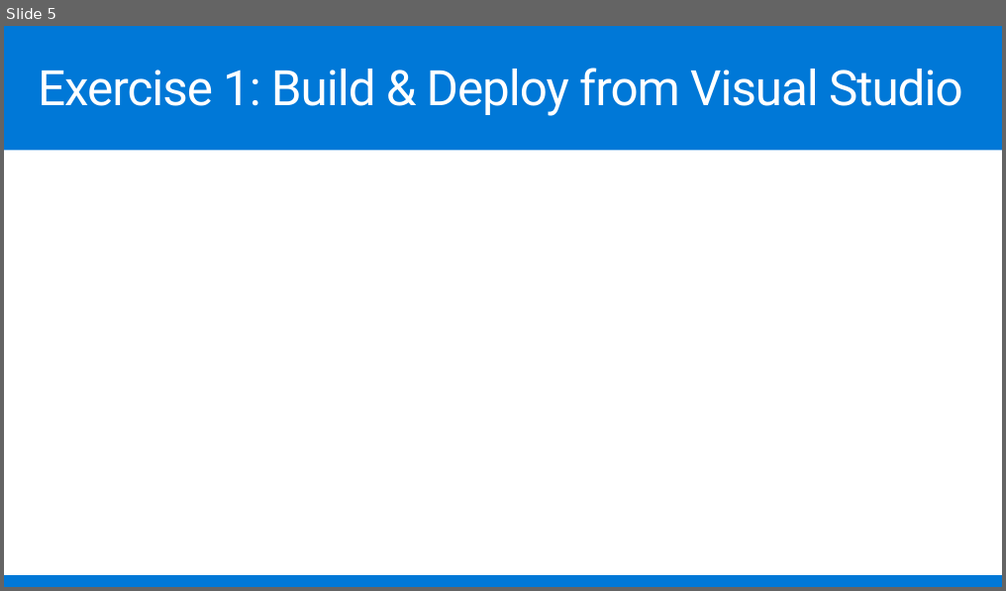
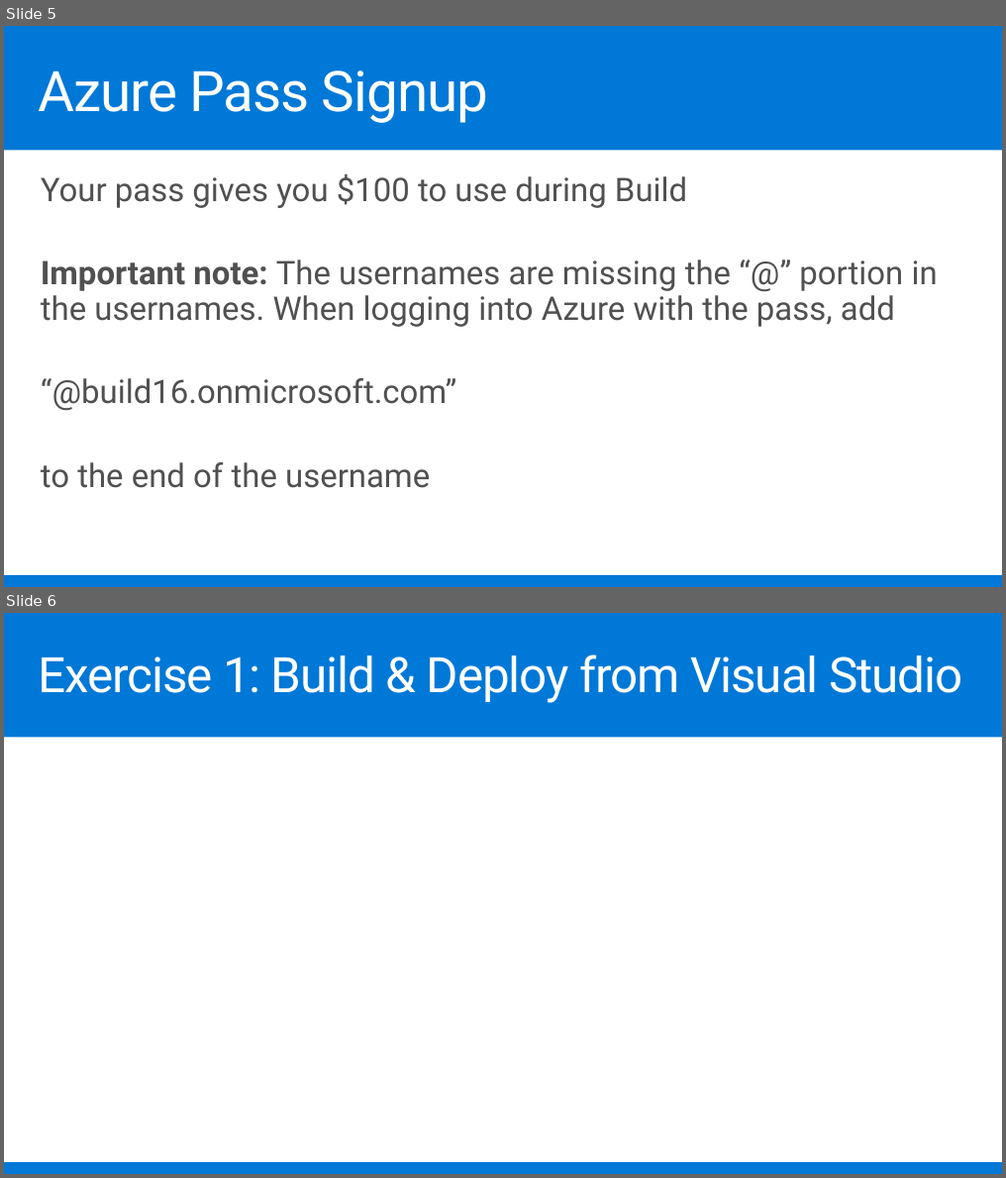
Before and after one commit to warnov/CodeLabs-WebDev, a slide deck: Module3-DeploymentAndAzure/Slides/Web Module 3.pptx. Shown one above the other, each under a label of ours: slide 5 before the commit, slides 5 and 6 after it. The pictures are 1006x591 and 1006x1178 pixels, drawn with LibreOffice and Linux fonts; fonts in the diff are those of the drawing; background and template pictures are left out. Boxes give left, top, right and bottom in pixels: in the first picture for what was removed or moved away, otherwise in the second. Text is boxed around its words. In the diff, an @@ line names an element or a change of style, - is before the commit and + after.

```diff
--- a/Module3-DeploymentAndAzure/Slides/Web Module 3.pptx
+++ b/Module3-DeploymentAndAzure/Slides/Web Module 3.pptx
@@ slide 5 added at [4,26,1002,587], background #0078D7 @@
@@ title added at [38,71,488,123], 55.1 pt, text #FFFFFF @@
+Azure Pass Signup
@@ rectangle added at [4,150,1002,574], fill #FFFFFF @@
@@ text added at [41,174,938,488], 32 pt, text #505050 @@
+Your pass gives you $100 to use during Build
+Important note: The usernames are missing the “@” portion in the usernames. When logging into Azure with the pass, add
+“@build16.onmicrosoft.com”
+to the end of the username
@@ what was slide 5 is now slide 6 @@
```
Also in this commit, not shown: 1 slide changed.
